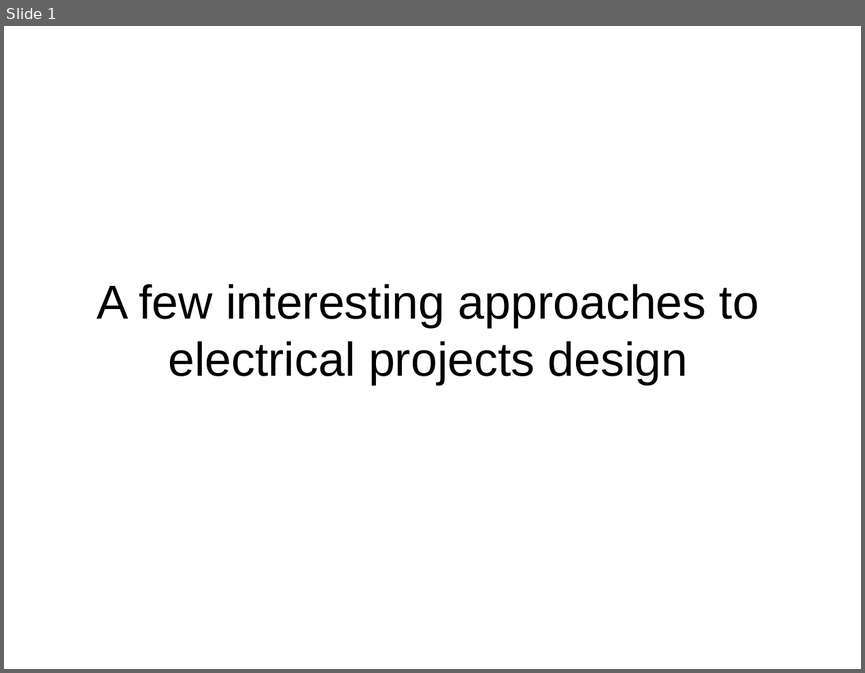
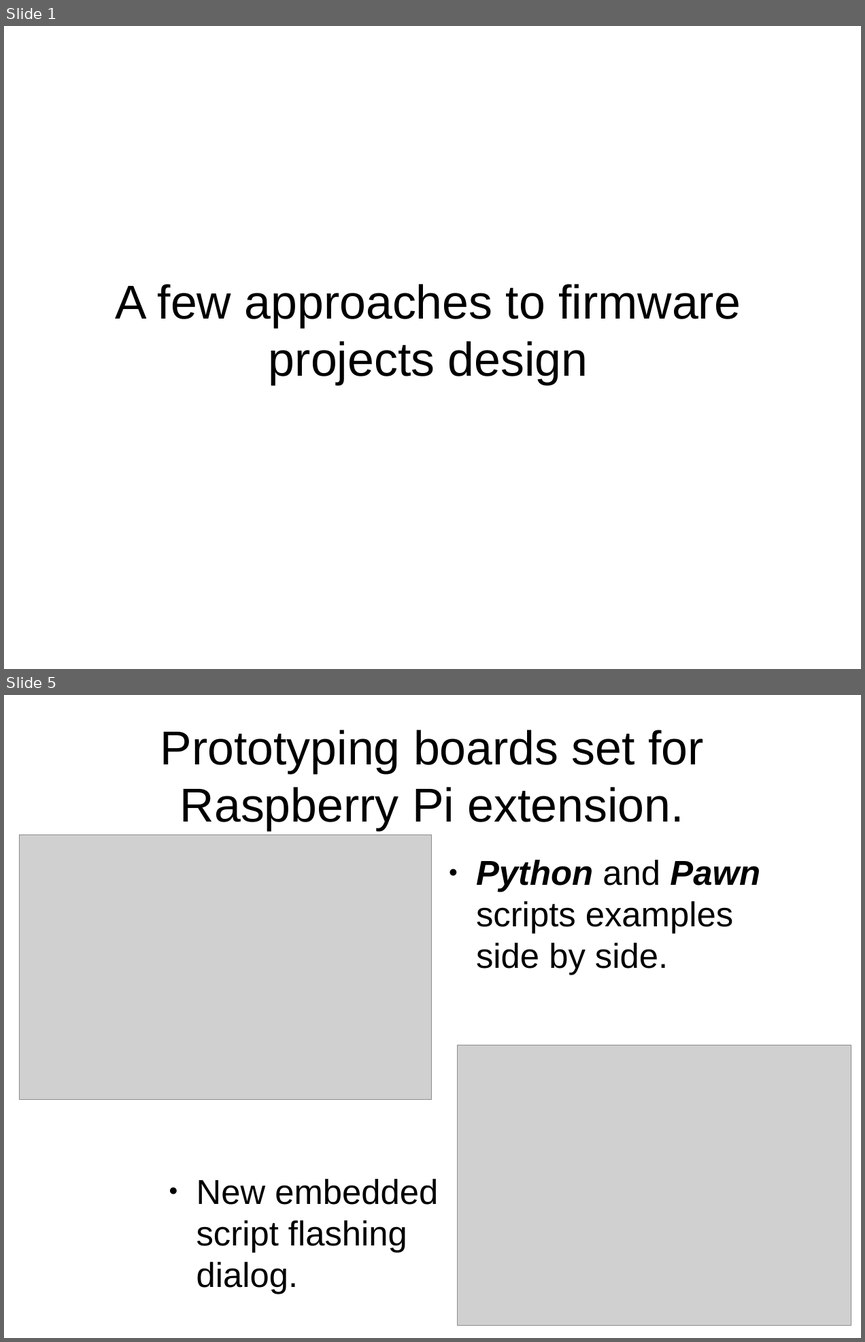
Before and after one commit to z80/mapper, a slide deck: docs/pres/pres.odp. Shown one above the other, each under a label of ours: slide 1 before the commit, slides 1 and 5 after it; the slides between them are not shown. The pictures are 865x673 and 865x1342 pixels, drawn with LibreOffice and Linux fonts; fonts in the diff are those of the drawing; grey boxes stand for pictures. Boxes give left, top, right and bottom in pixels: in the first picture for what was removed or moved away, otherwise in the second. Text is boxed around its words. In the diff, an @@ line names an element or a change of style, - is before the commit and + after.

```diff
--- a/docs/pres/pres.odp
+++ b/docs/pres/pres.odp
@@ slide 5 added at (4, 695, 861, 1338), background #FFFFFF @@
@@ title added at (160, 730, 703, 830), 44 pt, text #000000 @@
+Prototyping boards set for Raspberry Pi extension.
@@ picture added at (20, 835, 432, 1100) @@
@@ text added at (476, 860, 760, 975), 32 pt, text #000000 @@
+● Python and Pawn scripts examples side by side.
@@ picture added at (458, 1045, 851, 1325) @@
@@ text added at (196, 1178, 438, 1293), 32 pt, text #000000 @@
+● New embedded script flashing dialog.
@@ slide 1 changed as well @@
@@ title at (116, 284, 740, 384): text changed @@
-A few interesting approaches to electrical projects design
+A few approaches to firmware projects design
```
Also in this commit, not shown: 1 other slide changed, 10 other slides added, 4 other files.
